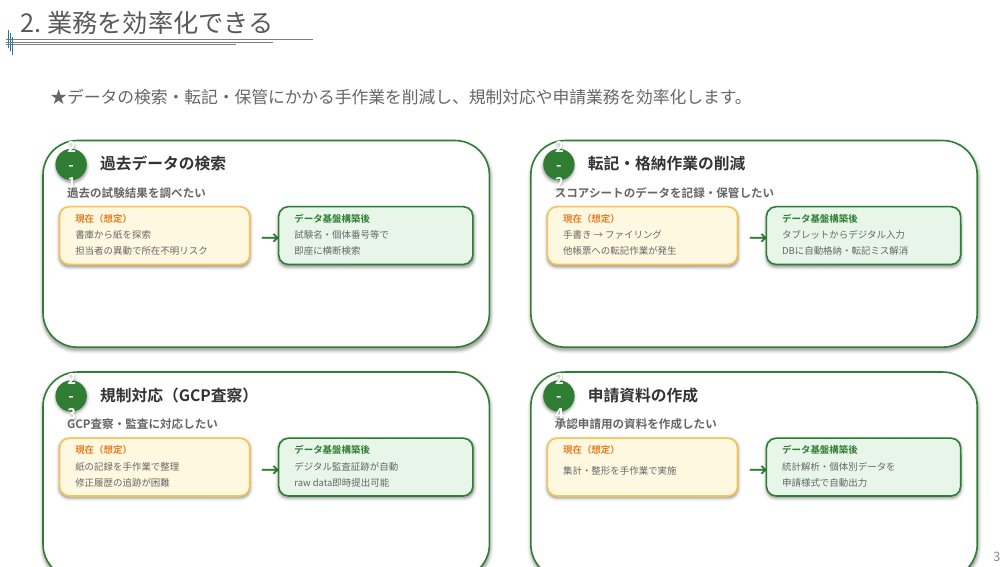
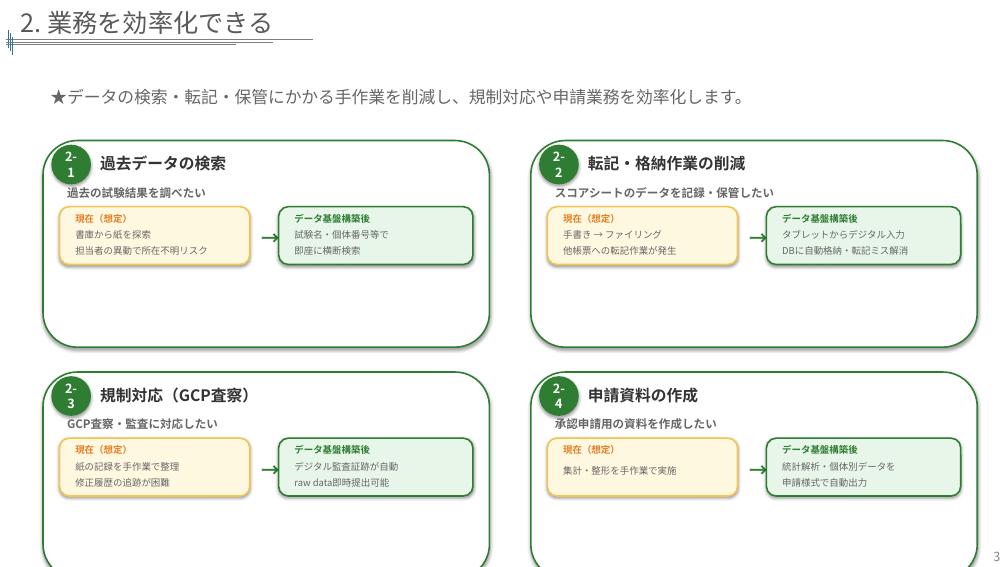
Before and after one commit to ttygtdgs/obsidian-ttygtd, a slide deck: slide 4 of 05_Output/Projects/@Active/Kyoritsu-Seiyaku-DX/02-materials/データ基盤メリット提案_共立製薬_NTTDXPN.pptx. Drawn at 1008x567 pixels with LibreOffice and Linux fonts; fonts in the diff are those of the drawing; background and template pictures are left out. Boxes give left, top, right and bottom in pixels: in the first picture for what was removed or moved away, otherwise in the second. Text is boxed around its words. In the diff, an @@ line names an element or a change of style, - is before the commit and + after.

```diff
--- a/05_Output/Projects/@Active/Kyoritsu-Seiyaku-DX/02-materials/データ基盤メリット提案_共立製薬_NTTDXPN.pptx
+++ b/05_Output/Projects/@Active/Kyoritsu-Seiyaku-DX/02-materials/データ基盤メリット提案_共立製薬_NTTDXPN.pptx
@@ ellipse "2-1": place and size @@
-ellipse "2-1" at (55, 149, 87, 181)
+ellipse "2-1" at (51, 144, 91, 184)
@@ size 14 to 12 pt in 4 elements at (51, 377, 91, 416), (539, 377, 578, 416), (51, 144, 91, 184), (539, 144, 578, 184) @@
@@ ellipse "2-2": place and size @@
-ellipse "2-2" at (544, 149, 575, 181)
+ellipse "2-2" at (539, 144, 578, 184)
@@ ellipse "2-3": place and size @@
-ellipse "2-3" at (55, 380, 87, 412)
+ellipse "2-3" at (51, 377, 91, 416)
@@ ellipse "2-4": place and size @@
-ellipse "2-4" at (544, 380, 575, 412)
+ellipse "2-4" at (539, 377, 578, 416)
```
Also in this commit, not shown: 1 other slide changed, 3 other files.
